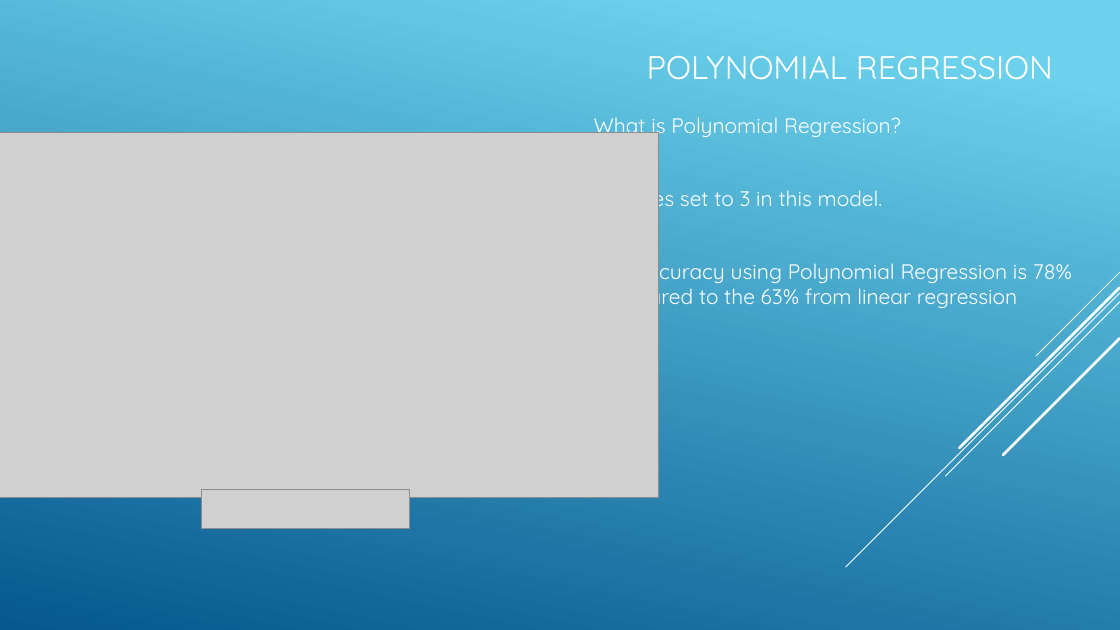
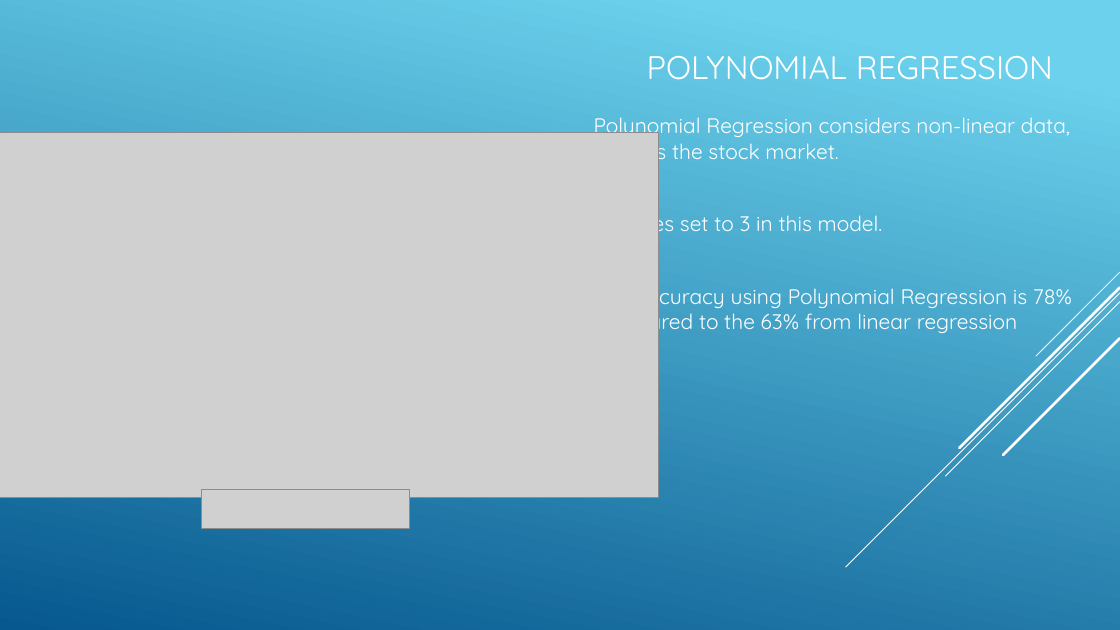
Before and after one commit to Bandelero/Covids-Effect-on-the-Stock-Market, a slide deck: slide 6 of Project1.pptx (slide 5 before the commit). Drawn at 1120x630 pixels with LibreOffice and Linux fonts; fonts in the diff are those of the drawing; grey boxes stand for pictures. Boxes give left, top, right and bottom in pixels: in the first picture for what was removed or moved away, otherwise in the second. Text is boxed around its words. In the diff, an @@ line names an element or a change of style, - is before the commit and + after.

```diff
--- a/Project1.pptx
+++ b/Project1.pptx
@@ text at bbox=[594, 117, 1070, 164]: text changed @@
-What is Polynomial Regression?
+Polynomial Regression considers non-linear data, such as the stock market.
```
Also in this commit, not shown: 1 other slide changed, 1 slide added, 1 slide removed.
